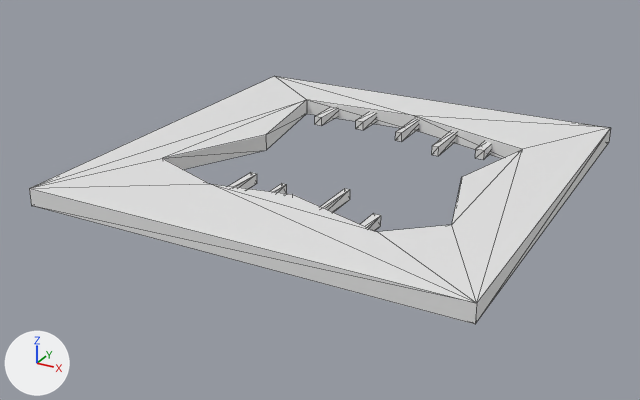
The FBX model KeepItAlive/Assets/Meshes/GroundBreak.FBX as it was, and as the next commit left it.
One viewpoint serves both versions: a 50 mm camera at (1.44, -8.36, 2.77) aimed at (-2.01, -2.09, -0.37). The lights are fixed; the arrows at lower left show +X, +Y and +Z. Mesh edges are drawn as thin lines. Where no turn or scale is listed for an object, it has been applied to the vertices.

Names of what the first picture shows: 'GroundBreak001'.
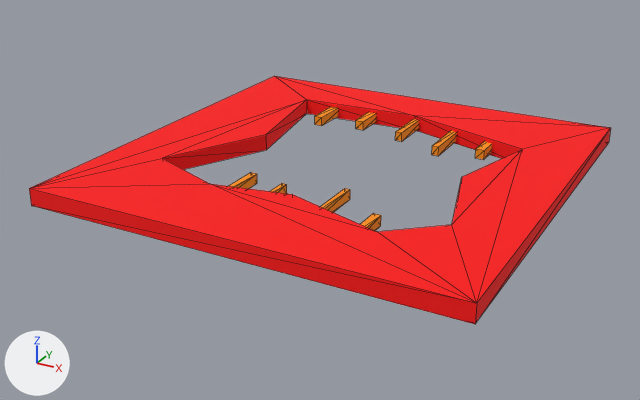
Pixel boxes (x1, y1, x2, y2) of what changed, in the pictures (640 x 400 px):
part 1 of me_mesh, recoloured (white to red): (29, 76, 611, 324) in both
part 2 of me_mesh, recoloured: (229, 172, 350, 212) in both
part 3 of me_mesh, recoloured (grey to orange): (395, 119, 492, 160) in both
part 4 of me_mesh, recoloured (grey to orange): (315, 107, 376, 130) in both
part 5 of me_mesh, recoloured (white to orange): (361, 213, 381, 231) in both

The edits, one by one:
Material 'Material #14' (mat_material__14) is new.
Its base color is (1.0, 0.282, 0.0) (orange #ff9100).
Its roughness is 0.859.
Material 'Material #2' (mat_material__2) is new.
Its base color is (1.0, 0.0, 0.0) (red #ff0000).
Its roughness is 0.859.
me_mesh has 100 vertices, 164 faces and spans x -3.75..0.0, y -3.75..0.0, z -0.15..0.0.
me_mesh is used by ob_groundbreak001; location (0.0, 0.0, 0.0).
me_mesh part 1: 56 of the faces centred in x -3.75..0.0, y -3.75..0.0, z -0.15..0.0 switch from no material to mat_material__2 (red #ff0000).
me_mesh part 2: 36 of the faces centred in x -2.43..-1.53, y -3.54..-2.45, z -0.13..-0.04 switch from no material to mat_material__14 (orange #ff9100).
me_mesh part 3: 36 of the faces centred in x -1.79..-0.88, y -1.18..-0.24, z -0.13..-0.04 switch from no material to mat_material__14 (orange #ff9100).
me_mesh part 4: 24 of the faces centred in x -2.7..-2.19, y -0.95..-0.29, z -0.13..-0.04 switch from no material to mat_material__14 (orange #ff9100).
me_mesh part 5: 12 of the faces centred in x -1.17..-1.1, y -3.53..-2.78, z -0.13..-0.04 switch from no material to mat_material__14 (orange #ff9100).
